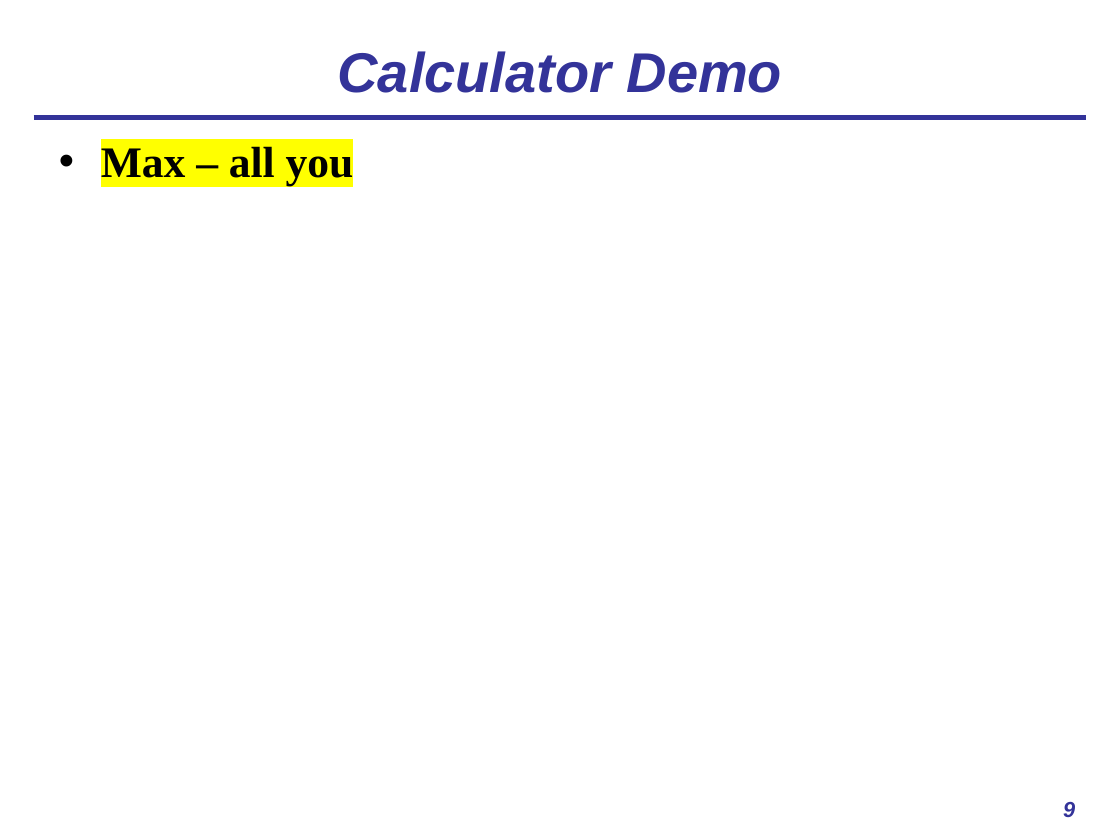
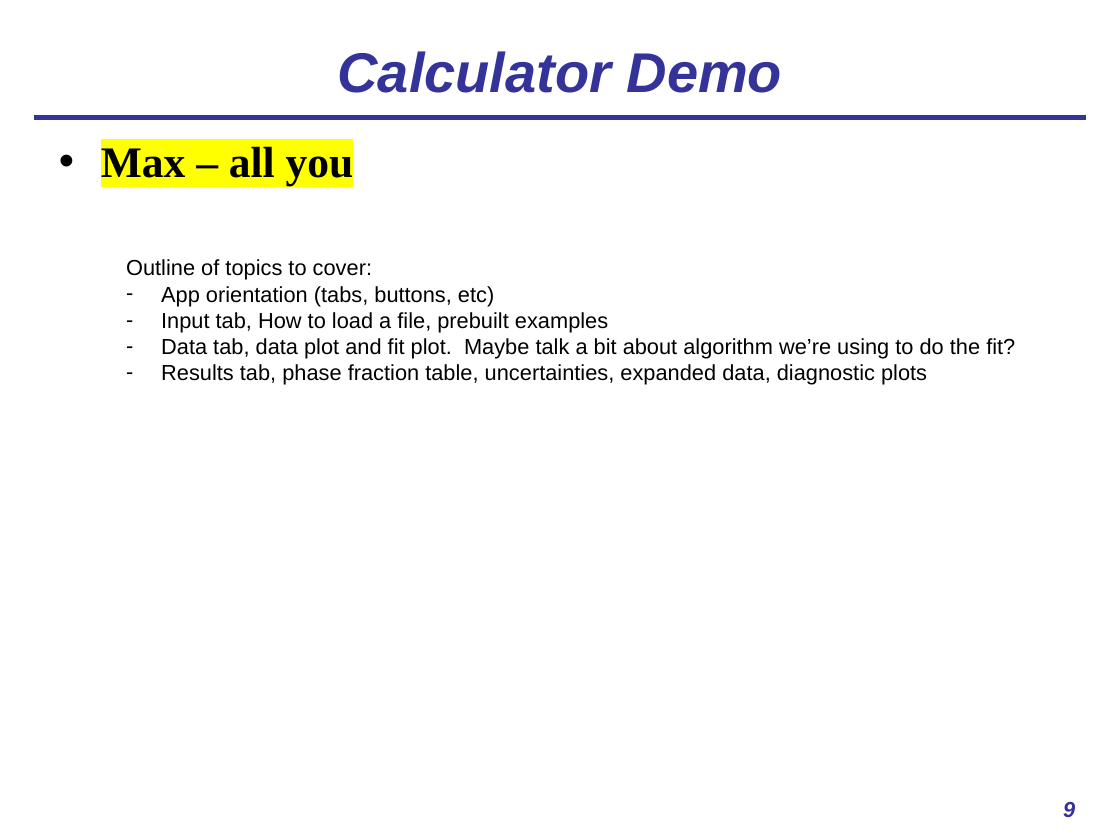
Before and after one commit to usnistgov/AusteniteCalculator, a slide deck: slide 9 of ASPPRC_presentation.pptx. Drawn at 1120x840 pixels with LibreOffice and Linux fonts; fonts in the diff are those of the drawing. Boxes give left, top, right and bottom in pixels: in the first picture for what was removed or moved away, otherwise in the second. Text is boxed around its words. In the diff, an @@ line names an element or a change of style, - is before the commit and + after.

```diff
--- a/ASPPRC_presentation.pptx
+++ b/ASPPRC_presentation.pptx
@@ text added at (126, 259, 1015, 385), 14 pt, text #000000 @@
+Outline of topics to cover:
+– App orientation (tabs, buttons, etc)
+– Input tab, How to load a file, prebuilt examples
+– Data tab, data plot and fit plot. Maybe talk a bit about algorithm we’re using to do the fit?
+– Results tab, phase fraction table, uncertainties, expanded data, diagnostic plots
```
Also in this commit, not shown: 4 other slides changed, 1 slide added, 1 other file.
